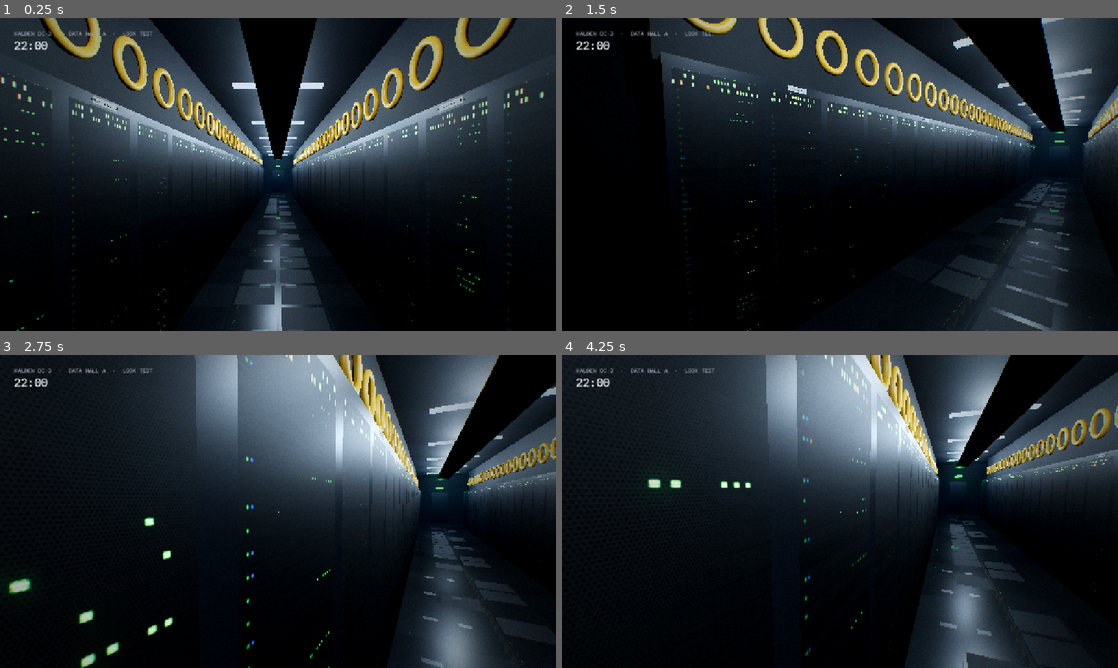
Above: before the commit, frames 1-4 (two rows, left to right).
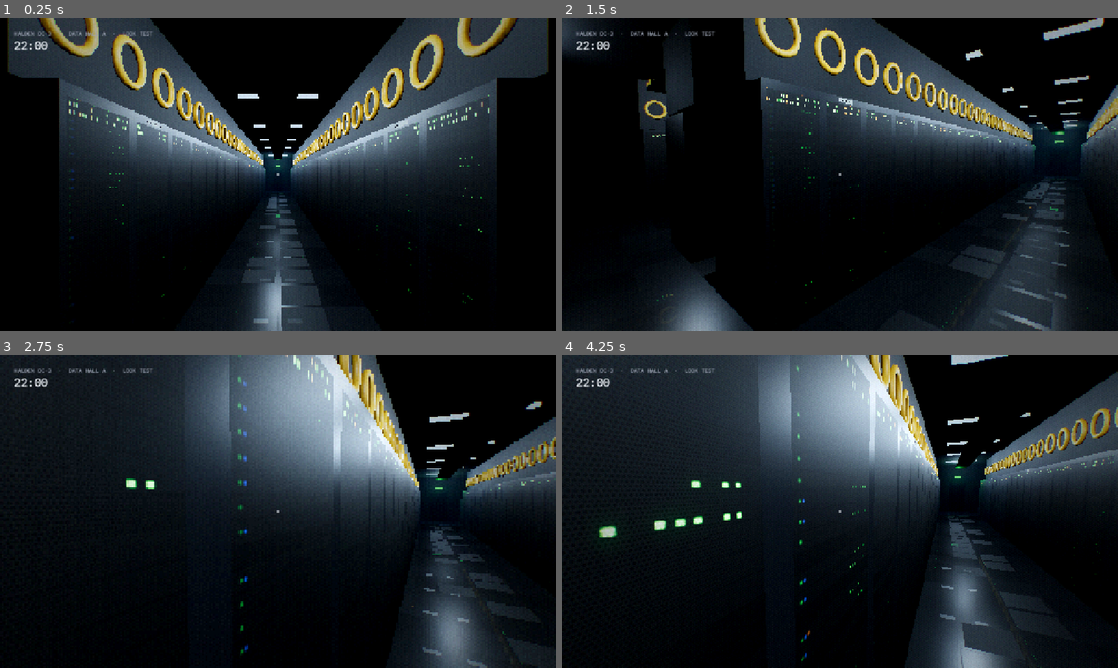
Above: after the commit, the same moments.

Repository: TorstenDittmann/cold-aisle
Game: Godot game, scene res://scenes/main.tscn
Same seed, same stepped clock (60 frames per second), same inputs: the game is played once before the commit and once after it.
Inputs (mouse positions are in pixels of both pictures, inside the frame that each line leads up to):
- Up to frame 1 (0.25 s): no input
- Up to frame 2 (1.5 s): tap Enter at 0.5 s; move the mouse to (962, 158) at 0.52 s; hold D (move_right) 0.53-1.28 s; hold Ctrl (crouch) 0.53-1.28 s; click (962, 158) at 0.67 s; tap Shift (jog) at 0.8, 1.35 s; move the mouse to (812, 174) at 1.27 s; hold W (move_forward) from 1.28 s (still down)
- Up to frame 3 (2.75 s): keep holding W (move_forward); tap F (torch) at 1.55 s; move the mouse to (289, 505) at 2.02 s; hold F (torch) from 2.03 s (still down); tap [ (pixels_bigger, bound only after the commit) at 2.3 s
- Up to frame 4 (4.25 s): keep holding W (move_forward); move the mouse to (834, 517) at 2.77 s; release F (torch) at 2.78 s; tap [ (pixels_bigger, bound only after the commit) at 2.85 s; tap ] (pixels_smaller, bound only after the commit) at 3.05 s; move the mouse to (878, 514) at 3.52 s; hold ] (pixels_smaller, bound only after the commit) from 3.53 s (still down); tap Ctrl (crouch) at 3.8 s

The runs differ from the first frame. In frame 1, 18% of the frame differs, in the area x 0-100%, y 0-100%; in frame 2, 20%; in frame 3, 13%; in frame 4, 12%.

Commit message:
Pixelated render and the full three-aisle hall
Draw the 3D world into a small SubViewport scaled up with hard pixels,
with grain and an ordered dither on the same grid. Build all three cold
aisles of Hall A with cross corridors and dark hot aisles, using render
layers so each mesh only sees its own aisle's strip lights.

Co-Authored-By: Claude Fable 5.2 <noreply@anthropic.com>
Claude-Session: https://claude.ai/code/session_01F3M7tuXFWRmo85gUsEaWys

Diff:
--- a/project.godot
+++ b/project.godot
@@ -28,3 +28,4 @@
 textures/vram_compression/import_etc2_astc=false
 environment/defaults/default_clear_color=Color(0.012, 0.016, 0.02, 1)
 anti_aliasing/quality/msaa_3d=0
+limits/opengl/max_lights_per_object=12
--- a/scripts/main.gd
+++ b/scripts/main.gd
@@ -1,45 +1,53 @@
 extends Node3D
-## Milestone 0, the look test: one walkable aisle of Data Hall A, assembled in code.
-## Dimensions follow the reference: 0.62 m racks, 2.2 m aisle, strip lights every 3.1 m.
-
-const RACKS := 32
+## The look test: Data Hall A, three cold aisles joined by cross corridors, assembled in code.
+## Dimensions follow the reference: 0.62 m racks, 2.2 m aisles, strip lights every 3.1 m.
+##
+## The 3D world is drawn into a small SubViewport and scaled up with hard pixels.
+
+const AISLES := 3
+const AISLE_PITCH := 5.44      # cold aisle to cold aisle; leaves a 1 m hot aisle between row backs
+const RACKS := 32              # per row
 const RACK_W := 0.62
 const RACK_H := 2.12
 const RACK_D := 1.12
-const ROW_X := 1.66            # centre of each rack row
+const ROW_X := 1.66            # row centre, measured from the aisle centre
 const FRONT_X := 1.1           # rack fronts face the aisle here
 const CEIL_Y := 3.28
 const STRIP_GAP := 3.1
-const END_PAD := 2.4
+const END_PAD := 2.6           # depth of the cross corridor at each end
+const HALL_HALF_W := 9.0
 const STRIP_COLOUR := Color(0.82, 0.92, 1.0)
+const PIXEL_ROWS: Array[int] = [180, 240, 300, 360, 540]
 
 var aisle_len: float
+var view: SubViewport
+var world: Node3D      # everything 3D lives under here, inside the SubViewport
+var visual: Node3D     # the part of the world that is also drawn mirrored in the floor
 var player: CharacterBody3D
-var visual: Node3D    # everything that should also appear reflected in the floor
 var post_mat: ShaderMaterial
 var hud_clock: Label
 var hud_hint: Label
 var hud_fps: Label
 var _clock_s := 22.0 * 3600.0
-var _scale_steps: Array[float] = [1.0, 0.85, 0.7, 0.58, 0.5]
-var _scale_i := 0
-var _slow_t := 0.0
-var _fast_t := 0.0
+var _rows_i := 1
+var _strip_lights: Array[OmniLight3D] = []
 
 
 func _ready() -> void:
 	aisle_len = RACKS * RACK_W
 	_setup_input()
+	_build_view()
 	_build_environment()
 	visual = Node3D.new()
-	add_child(visual)
+	world.add_child(visual)
 	_build_shell()
-	_build_racks()
-	_build_overhead()
-	_build_strips()
+	for a in AISLES:
+		_build_aisle(a)
 	_build_mirror()
 	_build_player()
 	_build_lens_and_hud()
+	get_viewport().size_changed.connect(_fit_view)
+	_fit_view()
 	_apply_shot_args()
 
 
@@ -50,16 +58,26 @@
 	hud_clock.text = "%02d:%02d" % [h, m]
 	hud_hint.visible = Input.mouse_mode != Input.MOUSE_MODE_CAPTURED
 	if hud_fps.visible:
-		hud_fps.text = "%d fps · %d%% res · %d draws" % [
-			Engine.get_frames_per_second(),
-			int(_scale_steps[_scale_i] * 100.0),
+		hud_fps.text = "%d fps · %d x %d · %d draws" % [
+			Engine.get_frames_per_second(), view.size.x, view.size.y,
 			int(RenderingServer.get_rendering_info(RenderingServer.RENDERING_INFO_TOTAL_DRAW_CALLS_IN_FRAME))]
-	_adapt_resolution(delta)
 
 
 func _unhandled_input(event: InputEvent) -> void:
 	if event.is_action_pressed("toggle_stats"):
 		hud_fps.visible = not hud_fps.visible
+	elif event.is_action_pressed("pixels_bigger"):
+		_rows_i = maxi(0, _rows_i - 1)
+		_fit_view()
+	elif event.is_action_pressed("pixels_smaller"):
+		_rows_i = mini(PIXEL_ROWS.size() - 1, _rows_i + 1)
+		_fit_view()
+	else:
+		player.handle_input(event)
+
+
+func aisle_x(a: int) -> float:
+	return (a - (AISLES - 1) * 0.5) * AISLE_PITCH
 
 
 # ---------------------------------------------------------------- input
@@ -70,6 +88,7 @@
 		"move_left": [KEY_A, KEY_LEFT], "move_right": [KEY_D, KEY_RIGHT],
 		"jog": [KEY_SHIFT], "crouch": [KEY_CTRL, KEY_C], "torch": [KEY_F],
 		"release_mouse": [KEY_ESCAPE], "toggle_stats": [KEY_F3],
+		"pixels_bigger": [KEY_BRACKETLEFT], "pixels_smaller": [KEY_BRACKETRIGHT],
 	}
 	for action in keys:
 		if not InputMap.has_action(action):
@@ -78,6 +97,41 @@
 			var ev := InputEventKey.new()
 			ev.physical_keycode = code
 			InputMap.action_add_event(action, ev)
+
+
+# ---------------------------------------------------------------- low-resolution view
+
+func _build_view() -> void:
+	get_viewport().disable_3d = true
+	view = SubViewport.new()
+	view.render_target_update_mode = SubViewport.UPDATE_ALWAYS
+	view.handle_input_locally = false
+	view.audio_listener_enable_3d = true
+	view.msaa_3d = Viewport.MSAA_DISABLED
+	add_child(view)
+	world = Node3D.new()
+	view.add_child(world)
+
+	var screen := CanvasLayer.new()
+	screen.layer = 0
+	add_child(screen)
+	var rect := TextureRect.new()
+	rect.texture = view.get_texture()
+	rect.texture_filter = CanvasItem.TEXTURE_FILTER_NEAREST
+	rect.expand_mode = TextureRect.EXPAND_IGNORE_SIZE
+	rect.stretch_mode = TextureRect.STRETCH_SCALE
+	rect.set_anchors_preset(Control.PRESET_FULL_RECT)
+	rect.mouse_filter = Control.MOUSE_FILTER_IGNORE
+	screen.add_child(rect)
+
+
+## Size the 3D view to a fixed number of pixel rows, whatever the window size.
+func _fit_view() -> void:
+	var win := get_viewport().get_visible_rect().size
+	var rows := PIXEL_ROWS[_rows_i]
+	view.size = Vector2i(maxi(16, int(round(rows * win.x / maxf(win.y, 1.0)))), rows)
+	if post_mat:
+		post_mat.set_shader_parameter("pixel_rows", float(rows))
 
 
 # ---------------------------------------------------------------- world
@@ -105,7 +159,7 @@
 	env.fog_density = 0.03
 	var we := WorldEnvironment.new()
 	we.environment = env
-	add_child(we)
+	world.add_child(we)
 
 
 func _mat(albedo: Color, rough := 0.6, metal := 0.0) -> StandardMaterial3D:
@@ -116,75 +170,70 @@
 	return m
 
 
-func _box(pos: Vector3, size: Vector3, mat: Material, solid := false) -> MeshInstance3D:
+## Render layers decide which strip lights reach a mesh: aisle `a` uses layer bit `a`.
+## That keeps every mesh under the renderer's limit of eight lights and stops light
+## leaking through the rack rows.
+func _layer(a: int) -> int:
+	return 1 << a
+
+
+const ALL_AISLES := (1 << AISLES) - 1
+const SHELL := 1 << AISLES      # walls and ceiling: lit by the cross-corridor lights only
+
+
+func _box(pos: Vector3, size: Vector3, mat: Material, layers := ALL_AISLES) -> MeshInstance3D:
 	var mesh := BoxMesh.new()
 	mesh.size = size
 	var mi := MeshInstance3D.new()
 	mi.mesh = mesh
 	mi.material_override = mat
 	mi.position = pos
+	mi.layers = layers
 	visual.add_child(mi)
-	if solid:
-		var body := StaticBody3D.new()
-		var cs := CollisionShape3D.new()
-		var shape := BoxShape3D.new()
-		shape.size = size
-		cs.shape = shape
-		body.add_child(cs)
-		body.position = pos
-		add_child(body)
 	return mi
+
+
+func _solid(pos: Vector3, size: Vector3) -> void:
+	var body := StaticBody3D.new()
+	var cs := CollisionShape3D.new()
+	var shape := BoxShape3D.new()
+	shape.size = size
+	cs.shape = shape
+	body.add_child(cs)
+	body.position = pos
+	world.add_child(body)
 
 
 func _build_shell() -> void:
 	var z_mid := aisle_len * 0.5
 	var z_len := aisle_len + END_PAD * 2.0
-
-	# floor: a glossy plane you can see the mirrored hall through (see _build_mirror)
+	var hall_w := HALL_HALF_W * 2.0
+
+	# floor: a glossy plane you can see the mirrored hall through (see _build_mirror).
+	# One strip per aisle, lit only by that aisle's lights; the cross corridors see them all.
 	var floor_mat := ShaderMaterial.new()
 	floor_mat.shader = load("res://shaders/floor.gdshader")
-	var segs := 6
-	var seg_len := z_len / segs
-	for i in segs:
-		var plane := PlaneMesh.new()
-		plane.size = Vector2(8.0, seg_len)
-		var fmi := MeshInstance3D.new()
-		fmi.mesh = plane
-		fmi.material_override = floor_mat
-		fmi.position = Vector3(0, 0, -END_PAD + seg_len * (i + 0.5))
-		add_child(fmi)
-	var floor_body := StaticBody3D.new()
-	var fcs := CollisionShape3D.new()
-	var fshape := BoxShape3D.new()
-	fshape.size = Vector3(8.0, 0.2, z_len)
-	fcs.shape = fshape
-	floor_body.add_child(fcs)
-	floor_body.position = Vector3(0, -0.1, z_mid)
-	add_child(floor_body)
+	for a in AISLES:
+		var x0 := -HALL_HALF_W if a == 0 else aisle_x(a) - AISLE_PITCH * 0.5
+		var x1 := HALL_HALF_W if a == AISLES - 1 else aisle_x(a) + AISLE_PITCH * 0.5
+		_floor_piece(floor_mat, (x0 + x1) * 0.5, z_mid, x1 - x0, aisle_len, _layer(a))
+	_floor_piece(floor_mat, 0.0, -END_PAD * 0.5, hall_w, END_PAD, ALL_AISLES)
+	_floor_piece(floor_mat, 0.0, aisle_len + END_PAD * 0.5, hall_w, END_PAD, ALL_AISLES)
+	_solid(Vector3(0, -0.1, z_mid), Vector3(hall_w, 0.2, z_len))
 
 	var dark := _mat(Color(0.07, 0.072, 0.08), 0.8)
 	var wall := _mat(Color(0.05, 0.052, 0.058), 0.85)
-	# ceiling and the bulkheads over each rack row
-	_box(Vector3(0, CEIL_Y + 0.1, z_mid), Vector3(8.0, 0.2, z_len), dark)
+	_box(Vector3(0, CEIL_Y + 0.1, z_mid), Vector3(hall_w, 0.2, z_len), dark, SHELL)
 	for side in [-1.0, 1.0]:
-		_box(Vector3(side * 2.05, 2.72, z_mid), Vector3(1.4, 1.14, aisle_len), dark)
-		_box(Vector3(side * 4.0, CEIL_Y * 0.5, z_mid), Vector3(0.2, CEIL_Y, z_len), wall, true)
-		# one long collider per rack row
-		var body := StaticBody3D.new()
-		var cs := CollisionShape3D.new()
-		var shape := BoxShape3D.new()
-		shape.size = Vector3(RACK_D, RACK_H, aisle_len)
-		cs.shape = shape
-		body.add_child(cs)
-		body.position = Vector3(side * ROW_X, RACK_H * 0.5, z_mid)
-		add_child(body)
-	# end walls
-	_box(Vector3(0, CEIL_Y * 0.5, -END_PAD - 0.1), Vector3(8.0, CEIL_Y, 0.2), wall, true)
-	_box(Vector3(0, CEIL_Y * 0.5, aisle_len + END_PAD + 0.1), Vector3(8.0, CEIL_Y, 0.2), wall, true)
+		_box(Vector3(side * (HALL_HALF_W + 0.1), CEIL_Y * 0.5, z_mid), Vector3(0.2, CEIL_Y, z_len), wall, SHELL)
+		_solid(Vector3(side * (HALL_HALF_W + 0.1), CEIL_Y * 0.5, z_mid), Vector3(0.2, CEIL_Y, z_len))
+	for z in [-END_PAD - 0.1, aisle_len + END_PAD + 0.1]:
+		_box(Vector3(0, CEIL_Y * 0.5, z), Vector3(hall_w, CEIL_Y, 0.2), wall, SHELL)
+		_solid(Vector3(0, CEIL_Y * 0.5, z), Vector3(hall_w, CEIL_Y, 0.2))
 
 	# the far door, and the green exit sign over it
 	var door := _mat(Color(0.09, 0.095, 0.105), 0.5, 0.6)
-	_box(Vector3(0, 1.05, aisle_len + END_PAD - 0.02), Vector3(1.0, 2.1, 0.06), door)
+	_box(Vector3(0, 1.05, aisle_len + END_PAD - 0.02), Vector3(1.0, 2.1, 0.06), door, SHELL)
 	var sign_mat := StandardMaterial3D.new()
 	sign_mat.shading_mode = BaseMaterial3D.SHADING_MODE_UNSHADED
 	sign_mat.albedo_color = Color(0.1, 1.0, 0.3)
@@ -194,13 +243,31 @@
 	_box(Vector3(0, 2.45, aisle_len + END_PAD - 0.03), Vector3(0.48, 0.15, 0.04), sign_mat)
 	var sign_light := OmniLight3D.new()
 	sign_light.light_color = Color(0.1, 1.0, 0.3)
-	sign_light.light_energy = 0.35
-	sign_light.omni_range = 4.0
+	sign_light.light_energy = 0.5
+	sign_light.omni_range = 5.0
+	sign_light.light_cull_mask = SHELL | ALL_AISLES
 	sign_light.position = Vector3(0, 2.4, aisle_len + END_PAD - 0.4)
-	add_child(sign_light)
-
-
-func _build_racks() -> void:
+	world.add_child(sign_light)
+
+
+func _floor_piece(mat: Material, x: float, z: float, w: float, d: float, layers: int) -> void:
+	var plane := PlaneMesh.new()
+	plane.size = Vector2(w, d)
+	var mi := MeshInstance3D.new()
+	mi.mesh = plane
+	mi.material_override = mat
+	mi.position = Vector3(x, 0, z)
+	mi.layers = layers
+	world.add_child(mi)
+
+
+## One cold aisle: two facing rows of racks, the fibre overhead, and its strip lights.
+func _build_aisle(a: int) -> void:
+	var cx := aisle_x(a)
+	var layers := _layer(a)
+	var z_mid := aisle_len * 0.5
+	var row_letter := char(65 + a * 2)   # rows A/B, C/D, E/F
+
 	# rack bodies
 	var body_mesh := BoxMesh.new()
 	body_mesh.size = Vector3(RACK_D, RACK_H, RACK_W - 0.012)
@@ -213,6 +280,7 @@
 	# rack fronts: one quad each, every LED drawn by the shader
 	var front_mat := ShaderMaterial.new()
 	front_mat.shader = load("res://shaders/rack_front.gdshader")
+	front_mat.set_shader_parameter("seed", float(a) * 97.0)
 	var front_mesh := QuadMesh.new()
 	front_mesh.size = Vector2(RACK_W, RACK_H)
 	front_mesh.material = front_mat
@@ -221,85 +289,71 @@
 	fronts.mesh = front_mesh
 	fronts.instance_count = RACKS * 2
 
+	# a spool of fibre slack above every rack, so every customer gets the same length
+	var yellow := _mat(Color(0.85, 0.58, 0.04), 0.5)
+	var torus := TorusMesh.new()
+	torus.inner_radius = 0.154
+	torus.outer_radius = 0.226
+	torus.rings = 16
+	torus.ring_segments = 6
+	torus.material = yellow
+	var spools := MultiMesh.new()
+	spools.transform_format = MultiMesh.TRANSFORM_3D
+	spools.mesh = torus
+	spools.instance_count = RACKS * 2
+	var upright := Basis(Vector3.FORWARD, PI * 0.5)
+
 	var n := 0
 	for side in [-1.0, 1.0]:
 		for i in RACKS:
 			var z := (i + 0.5) * RACK_W
-			bodies.set_instance_transform(n, Transform3D(Basis(), Vector3(side * ROW_X, RACK_H * 0.5, z)))
+			bodies.set_instance_transform(n, Transform3D(Basis(), Vector3(cx + side * ROW_X, RACK_H * 0.5, z)))
 			var facing := Basis(Vector3.UP, -side * PI * 0.5)   # quad normal points into the aisle
-			fronts.set_instance_transform(n, Transform3D(facing, Vector3(side * (FRONT_X - 0.004), RACK_H * 0.5, z)))
+			fronts.set_instance_transform(n, Transform3D(facing, Vector3(cx + side * (FRONT_X - 0.004), RACK_H * 0.5, z)))
+			spools.set_instance_transform(n, Transform3D(upright, Vector3(cx + side * 1.305, 2.62, z)))
 			n += 1
-			if i % 4 == 1:
-				_rack_label(side, z, "HALL A · ROW %s · %d" % ["C" if side < 0 else "D", 140 + i])
-
-	for mm in [bodies, fronts]:
+			if i % 8 == 1:
+				var letter := row_letter if side < 0 else char(row_letter.unicode_at(0) + 1)
+				_rack_label(cx, side, z, "HALL A · ROW %s · %d" % [letter, 140 + i], layers)
+		# bulkhead over the row, and one long collider for it
+		_box(Vector3(cx + side * 2.05, 2.72, z_mid), Vector3(1.4, 1.14, aisle_len), _mat(Color(0.07, 0.072, 0.08), 0.8), layers)
+		_solid(Vector3(cx + side * ROW_X, RACK_H * 0.5, z_mid), Vector3(RACK_D, RACK_H, aisle_len))
+
+	for mm in [bodies, fronts, spools]:
 		var mmi := MultiMeshInstance3D.new()
 		mmi.multimesh = mm
+		mmi.layers = layers
 		visual.add_child(mmi)
 
-
-func _rack_label(side: float, z: float, text: String) -> void:
-	var facing := Basis(Vector3.UP, -side * PI * 0.5)
-	var sticker := MeshInstance3D.new()
-	var quad := QuadMesh.new()
-	quad.size = Vector2(0.2, 0.042)
-	sticker.mesh = quad
-	sticker.material_override = _mat(Color(0.62, 0.62, 0.58), 0.9)
-	sticker.transform = Transform3D(facing, Vector3(side * (FRONT_X - 0.008), 2.085, z))
-	visual.add_child(sticker)
-	var label := Label3D.new()
-	label.text = text
-	label.font = load("res://fonts/IBMPlexMono-Medium.ttf")
-	label.font_size = 48
-	label.pixel_size = 0.00042
-	label.modulate = Color(0.05, 0.05, 0.05)
-	label.outline_size = 0
-	label.shaded = true
-	label.transform = Transform3D(facing, Vector3(side * (FRONT_X - 0.011), 2.085, z))
-	visual.add_child(label)
-
-
-func _build_overhead() -> void:
-	var z_mid := aisle_len * 0.5
 	# cable tray down the middle, two runs of yellow fibre on top of it
-	_box(Vector3(0, 2.86, z_mid), Vector3(0.6, 0.04, aisle_len), _mat(Color(0.1, 0.1, 0.11), 0.5, 0.5))
-	var yellow := _mat(Color(0.85, 0.58, 0.04), 0.5)
+	_box(Vector3(cx, 2.86, z_mid), Vector3(0.6, 0.04, aisle_len), _mat(Color(0.1, 0.1, 0.11), 0.5, 0.5), layers)
 	for side in [-1.0, 1.0]:
 		var tube := CylinderMesh.new()
 		tube.top_radius = 0.05
 		tube.bottom_radius = 0.05
 		tube.height = aisle_len
-		tube.radial_segments = 10
+		tube.radial_segments = 8
 		tube.rings = 1
 		var mi := MeshInstance3D.new()
 		mi.mesh = tube
 		mi.material_override = yellow
-		mi.transform = Transform3D(Basis(Vector3.RIGHT, PI * 0.5), Vector3(side * 0.13, 2.925, z_mid))
+		mi.layers = layers
+		mi.transform = Transform3D(Basis(Vector3.RIGHT, PI * 0.5), Vector3(cx + side * 0.13, 2.925, z_mid))
 		visual.add_child(mi)
 
-	# a spool of fibre slack above every rack, so every customer gets the same length
-	var torus := TorusMesh.new()
-	torus.inner_radius = 0.154
-	torus.outer_radius = 0.226
-	torus.rings = 20
-	torus.ring_segments = 8
-	torus.material = yellow
-	var spools := MultiMesh.new()
-	spools.transform_format = MultiMesh.TRANSFORM_3D
-	spools.mesh = torus
-	spools.instance_count = RACKS * 2
-	var n := 0
-	var upright := Basis(Vector3.FORWARD, PI * 0.5)
-	for side in [-1.0, 1.0]:
-		for i in RACKS:
-			spools.set_instance_transform(n, Transform3D(upright, Vector3(side * 1.305, 2.62, (i + 0.5) * RACK_W)))
-			n += 1
-	var mmi := MultiMeshInstance3D.new()
-	mmi.multimesh = spools
-	visual.add_child(mmi)
-
-
-func _build_strips() -> void:
+	# a dimmer fitting in each cross corridor, at the mouth of the aisle
+	for z in [-END_PAD * 0.5, aisle_len + END_PAD * 0.5]:
+		var cl := OmniLight3D.new()
+		cl.light_color = STRIP_COLOUR
+		cl.light_energy = 1.6
+		cl.omni_range = 6.0
+		cl.omni_attenuation = 1.3
+		cl.light_cull_mask = layers | SHELL
+		cl.position = Vector3(cx, 2.9, z)
+		world.add_child(cl)
+		_strip_lights.append(cl)
+
+	# strip lights
 	var strip_mat := StandardMaterial3D.new()
 	strip_mat.shading_mode = BaseMaterial3D.SHADING_MODE_UNSHADED
 	strip_mat.albedo_color = STRIP_COLOUR
@@ -312,24 +366,48 @@
 	var z0 := (aisle_len - (count - 1) * STRIP_GAP) * 0.5
 	for i in count:
 		var z := z0 + i * STRIP_GAP
-		_box(Vector3(0, 3.23, z), Vector3(1.6, 0.06, 0.14), strip_mat)
+		_box(Vector3(cx, 3.23, z), Vector3(1.6, 0.06, 0.14), strip_mat, layers)
 		var light := OmniLight3D.new()
 		light.light_color = STRIP_COLOUR
 		light.light_energy = 3.4
 		light.omni_range = 7.5
 		light.omni_attenuation = 1.3
 		light.light_specular = 0.6
-		light.position = Vector3(0, 3.0, z)
-		add_child(light)
-		# lit air under the fitting
+		light.light_cull_mask = layers
+		light.position = Vector3(cx, 3.0, z)
+		world.add_child(light)
+		_strip_lights.append(light)
 		var haze := MeshInstance3D.new()
 		var quad := QuadMesh.new()
 		quad.size = Vector2(2.6, 3.2)
 		haze.mesh = quad
 		haze.material_override = haze_mat
-		haze.position = Vector3(0, 1.62, z)
+		haze.position = Vector3(cx, 1.62, z)
 		haze.cast_shadow = GeometryInstance3D.SHADOW_CASTING_SETTING_OFF
-		add_child(haze)
+		world.add_child(haze)
+
+
+func _rack_label(cx: float, side: float, z: float, text: String, layers: int) -> void:
+	var facing := Basis(Vector3.UP, -side * PI * 0.5)
+	var sticker := MeshInstance3D.new()
+	var quad := QuadMesh.new()
+	quad.size = Vector2(0.2, 0.042)
+	sticker.mesh = quad
+	sticker.material_override = _mat(Color(0.62, 0.62, 0.58), 0.9)
+	sticker.layers = layers
+	sticker.transform = Transform3D(facing, Vector3(cx + side * (FRONT_X - 0.008), 2.085, z))
+	visual.add_child(sticker)
+	var label := Label3D.new()
+	label.text = text
+	label.font = load("res://fonts/IBMPlexMono-Medium.ttf")
+	label.font_size = 48
+	label.pixel_size = 0.00042
+	label.modulate = Color(0.05, 0.05, 0.05)
+	label.outline_size = 0
+	label.shaded = true
+	label.layers = layers
+	label.transform = Transform3D(facing, Vector3(cx + side * (FRONT_X - 0.011), 2.085, z))
+	visual.add_child(label)
 
 
 ## The Compatibility renderer has no screen-space reflections, so the floor is a real mirror:
@@ -337,15 +415,15 @@
 func _build_mirror() -> void:
 	var mirror := visual.duplicate()
 	mirror.scale = Vector3(1, -1, 1)
-	add_child(mirror)
+	world.add_child(mirror)
 
 
 func _build_player() -> void:
 	player = CharacterBody3D.new()
 	player.set_script(load("res://scripts/player.gd"))
-	player.position = Vector3(0, 0.02, -0.6)
-	player.rotation.y = PI   # face down the aisle (+z)
-	add_child(player)
+	player.position = Vector3(aisle_x(1), 0.02, -1.2)
+	player.rotation.y = PI   # face down the middle aisle (+z)
+	world.add_child(player)
 
 
 # ---------------------------------------------------------------- lens and HUD
@@ -372,7 +450,7 @@
 	hud_fps = _label(hud, mono, 12, Color(1.0, 0.7, 0.28), Vector2(32, 86))
 	hud_fps.visible = false
 	hud_hint = _label(hud, mono, 14, Color(0.93, 0.95, 0.97), Vector2.ZERO)
-	hud_hint.text = "CLICK TO START\n\nWASD move  ·  Shift jog  ·  Ctrl crouch  ·  F torch  ·  F3 stats  ·  Esc release mouse"
+	hud_hint.text = "CLICK TO START\n\nWASD move  ·  Shift jog  ·  Ctrl crouch  ·  F torch\n[ and ] pixel size  ·  F3 stats  ·  Esc release mouse"
 	hud_hint.horizontal_alignment = HORIZONTAL_ALIGNMENT_CENTER
 	hud_hint.set_anchors_preset(Control.PRESET_CENTER_BOTTOM)
 	hud_hint.grow_horizontal = Control.GROW_DIRECTION_BOTH
@@ -382,9 +460,9 @@
 	# reticle: one quiet dot
 	var dot := ColorRect.new()
 	dot.color = Color(0.93, 0.95, 0.97, 0.55)
-	dot.size = Vector2(3, 3)
+	dot.size = Vector2(4, 4)
 	dot.set_anchors_preset(Control.PRESET_CENTER)
-	dot.position -= Vector2(1.5, 1.5)
+	dot.position -= Vector2(2, 2)
 	dot.mouse_filter = Control.MOUSE_FILTER_IGNORE
 	hud.add_child(dot)
 
@@ -398,29 +476,6 @@
 	l.mouse_filter = Control.MOUSE_FILTER_IGNORE
 	parent.add_child(l)
 	return l
-
-
-# ---------------------------------------------------------------- performance
-
-## Keep the frame rate: drop the 3D resolution a step when frames run long,
-## raise it again after a sustained stretch of headroom.
-func _adapt_resolution(delta: float) -> void:
-	if delta > 0.4:
-		return
-	if delta > 1.0 / 45.0:
-		_slow_t += delta
-		_fast_t = 0.0
-	elif delta < 1.0 / 58.0:
-		_fast_t += delta
-		_slow_t = maxf(0.0, _slow_t - delta)
-	if _slow_t > 1.0 and _scale_i < _scale_steps.size() - 1:
-		_scale_i += 1
-		_slow_t = 0.0
-		get_viewport().scaling_3d_scale = _scale_steps[_scale_i]
-	elif _fast_t > 8.0 and _scale_i > 0:
-		_scale_i -= 1
-		_fast_t = 0.0
-		get_viewport().scaling_3d_scale = _scale_steps[_scale_i]
 
 
 # ---------------------------------------------------------------- test shots
@@ -440,23 +495,27 @@
 	set_process(false)
 	match shot:
 		"aisle":
-			player.position = Vector3(0.0, 0.02, 0.4)
-		"low":
-			player.position = Vector3(-0.1, 0.02, 3.0)
-			player.set_physics_process(false)
-			player.camera.position.y = 0.45
-			player.camera.rotation.x = 0.08
+			player.position = Vector3(aisle_x(1), 0.02, 0.4)
+		"cross":
+			# standing in the cross corridor, looking across the mouths of all three aisles
+			player.position = Vector3(-8.4, 0.02, -1.9)
+			player.rotation.y = -1.92
 		"rack":
-			player.position = Vector3(0.35, 0.02, 8.0)
+			player.position = Vector3(aisle_x(1) + 0.35, 0.02, 8.0)
 			player.rotation.y = PI + 1.15
+		"hot":
+			# a hot aisle between two row backs: no strip lights, torch only
+			player.position = Vector3((aisle_x(0) + aisle_x(1)) * 0.5, 0.02, 1.0)
+			player.torch.visible = true
 		"torch":
-			player.position = Vector3(0.0, 0.02, 0.4)
+			player.position = Vector3(aisle_x(1), 0.02, 0.4)
 			player.torch.visible = true
-			for n in get_children():
-				if n is OmniLight3D and n.light_color == STRIP_COLOUR:
-					n.visible = false
+			for l in _strip_lights:
+				l.visible = false
 	await get_tree().create_timer(1.5).timeout
-	print("draw calls: ", RenderingServer.get_rendering_info(RenderingServer.RENDERING_INFO_TOTAL_DRAW_CALLS_IN_FRAME), "  primitives: ", RenderingServer.get_rendering_info(RenderingServer.RENDERING_INFO_TOTAL_PRIMITIVES_IN_FRAME))
+	print("draw calls: ", RenderingServer.get_rendering_info(RenderingServer.RENDERING_INFO_TOTAL_DRAW_CALLS_IN_FRAME),
+		"  primitives: ", RenderingServer.get_rendering_info(RenderingServer.RENDERING_INFO_TOTAL_PRIMITIVES_IN_FRAME),
+		"  view: ", view.size)
 	var img := get_viewport().get_texture().get_image()
 	img.save_png(out)
 	get_tree().quit()
--- a/scripts/player.gd
+++ b/scripts/player.gd
@@ -47,7 +47,8 @@
 	camera.add_child(torch)
 
 
-func _unhandled_input(event: InputEvent) -> void:
+## Called by main.gd: the player lives inside a SubViewport, which does not receive input itself.
+func handle_input(event: InputEvent) -> void:
 	if event is InputEventMouseButton and event.pressed and Input.mouse_mode != Input.MOUSE_MODE_CAPTURED:
 		Input.mouse_mode = Input.MOUSE_MODE_CAPTURED
 	elif event is InputEventMouseMotion and Input.mouse_mode == Input.MOUSE_MODE_CAPTURED:
--- a/shaders/post.gdshader
+++ b/shaders/post.gdshader
@@ -7,6 +7,8 @@
 uniform float grain = 0.04;
 uniform float contrast = 1.06;
 uniform vec3 tint : source_color = vec3(0.97, 1.0, 1.03);
+uniform float pixel_rows = 240.0;   // grain and dither are locked to the big pixels
+uniform float colour_steps = 40.0;   // levels per channel, with ordered dither
 uniform float lid = 0.0;   // 0 = eye open, 1 = eye closed
 
 float h2(vec2 p) { return fract(sin(dot(p, vec2(127.1, 311.7))) * 43758.5453); }
@@ -21,8 +23,12 @@
 	float aspect = SCREEN_PIXEL_SIZE.y / SCREEN_PIXEL_SIZE.x;
 	c *= 1.0 - vignette * smoothstep(0.3, 1.1, length(d * vec2(aspect, 1.0)) * 1.15);
 	float l = dot(c, vec3(0.2126, 0.7152, 0.0722));
-	float n = h2(FRAGCOORD.xy + fract(TIME * 3.7) * 311.0);
+	vec2 cell = floor(uv * vec2(pixel_rows * aspect, pixel_rows));
+	float n = h2(cell + floor(TIME * 12.0) * 31.7);
 	c += (n - 0.5) * grain * (1.0 - abs(l - 0.5));
+	// ordered dither down to a small palette, on the same pixel grid
+	float bayer = fract(dot(mod(cell, 4.0), vec2(0.25, 0.5)) + mod(cell.x, 2.0) * mod(cell.y, 2.0) * 0.125);
+	c = floor(c * colour_steps + bayer) / colour_steps;
 	// eyelid: the frame closes to a line
 	float open = 1.0 - lid;
 	float h = open * open * (3.0 - 2.0 * open) * 0.5;
--- a/shaders/rack_front.gdshader
+++ b/shaders/rack_front.gdshader
@@ -5,13 +5,14 @@
 
 uniform float power = 1.0;        // 0 = rack is dark (power cut)
 uniform float led_gain = 2.2;
+uniform float seed = 0.0;         // differs per aisle so no two rows blink alike
 
 varying float rid;
 
 float h1(float n) { return fract(sin(n * 127.1) * 43758.5453); }
 
 void vertex() {
-	rid = float(INSTANCE_ID) + 1.0;
+	rid = float(INSTANCE_ID) + 1.0 + seed;
 }
 
 void fragment() {
